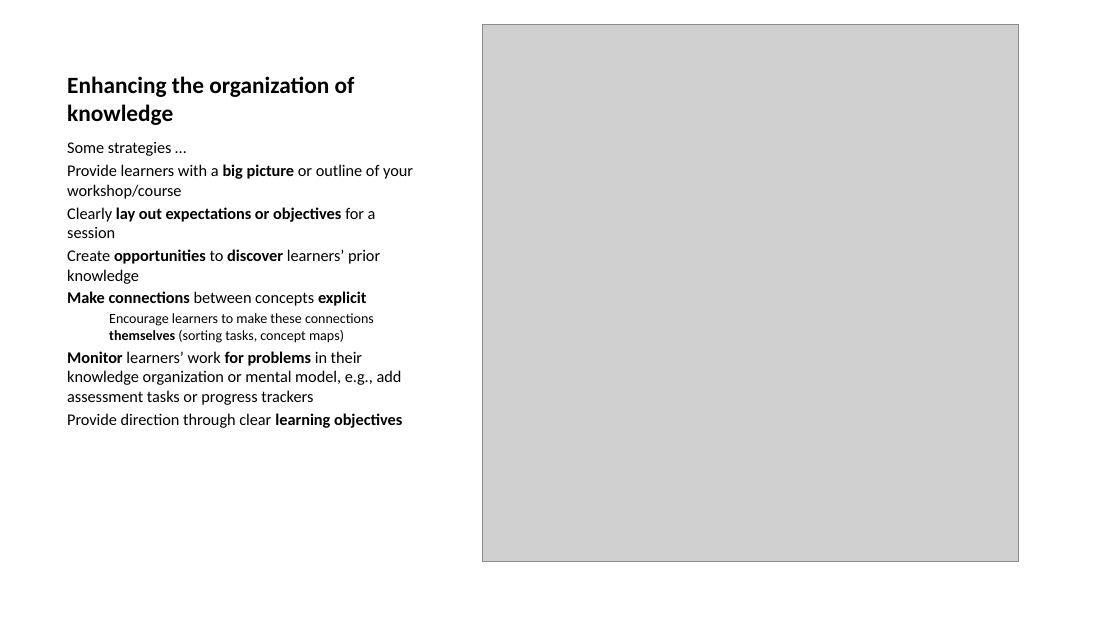
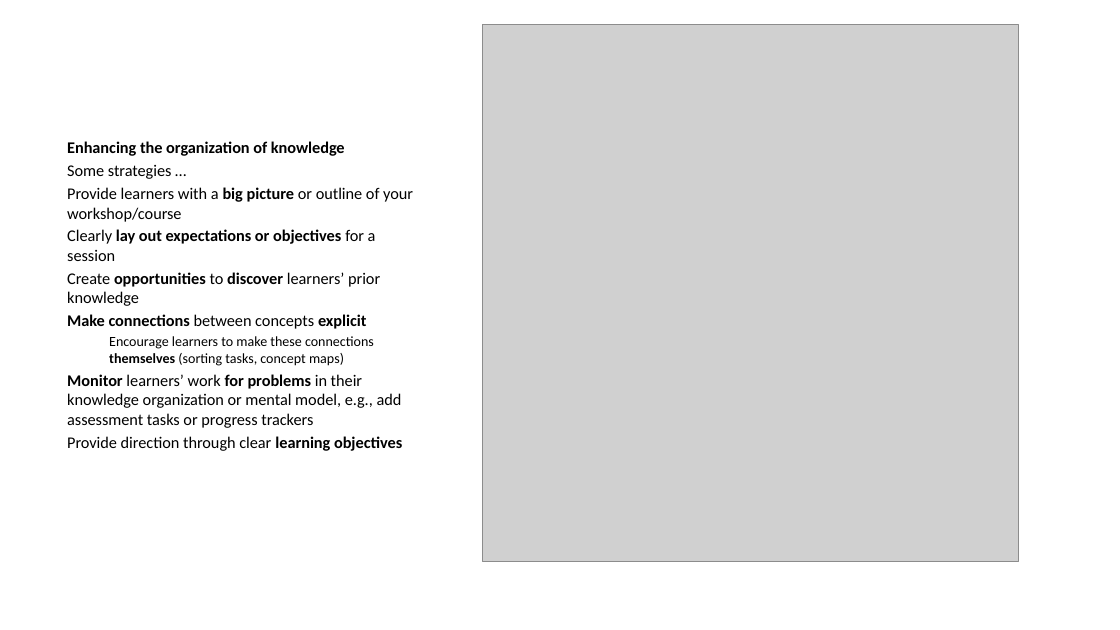
Before and after one commit to lmu-osc/train-the-trainer-student-track-pedagogy, a slide deck: slide 37 of materials/PMM-M1/PMM-M1-S1-Core-Didactic-Principles/PMM-M1-S1-Core-Didactic-Principles-slides.pptx (slide 38 before the commit). Drawn at 1120x630 pixels with LibreOffice and Linux fonts; fonts in the diff are those of the drawing; grey boxes stand for pictures. Boxes give left, top, right and bottom in pixels: in the first picture for what was removed or moved away, otherwise in the second. Text is boxed around its words. In the diff, an @@ line names an element or a change of style, - is before the commit and + after.

```diff
--- a/materials/PMM-M1/PMM-M1-S1-Core-Didactic-Principles/PMM-M1-S1-Core-Didactic-Principles-slides.pptx
+++ b/materials/PMM-M1/PMM-M1-S1-Core-Didactic-Principles/PMM-M1-S1-Core-Didactic-Principles-slides.pptx
@@ title removed at (67,76,355,125) @@
-Enhancing the organization of knowledge
@@ text at (67,141,345,156): paragraph added @@
+Enhancing the organization of knowledge
```
Also in this commit, not shown: 28 other slides changed, 5 slides added, 5 slides removed, 16 other files.
